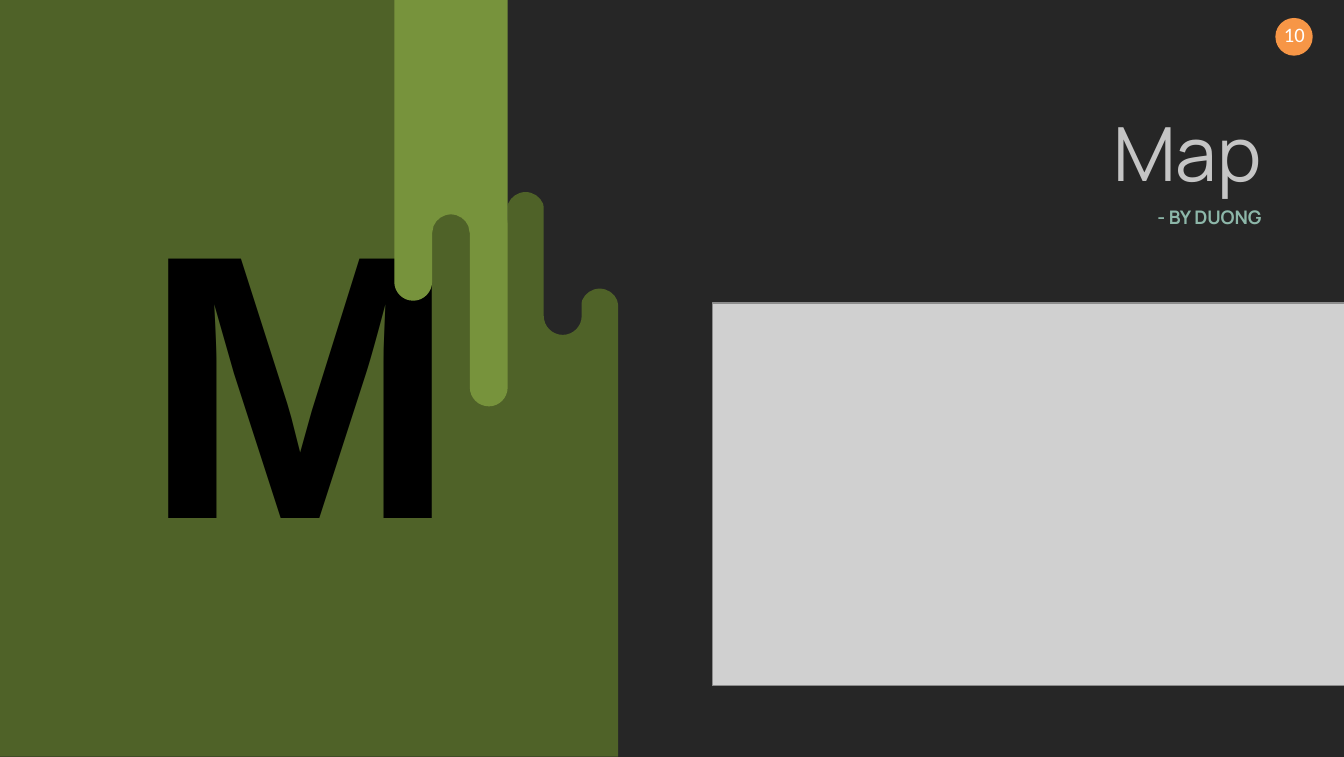
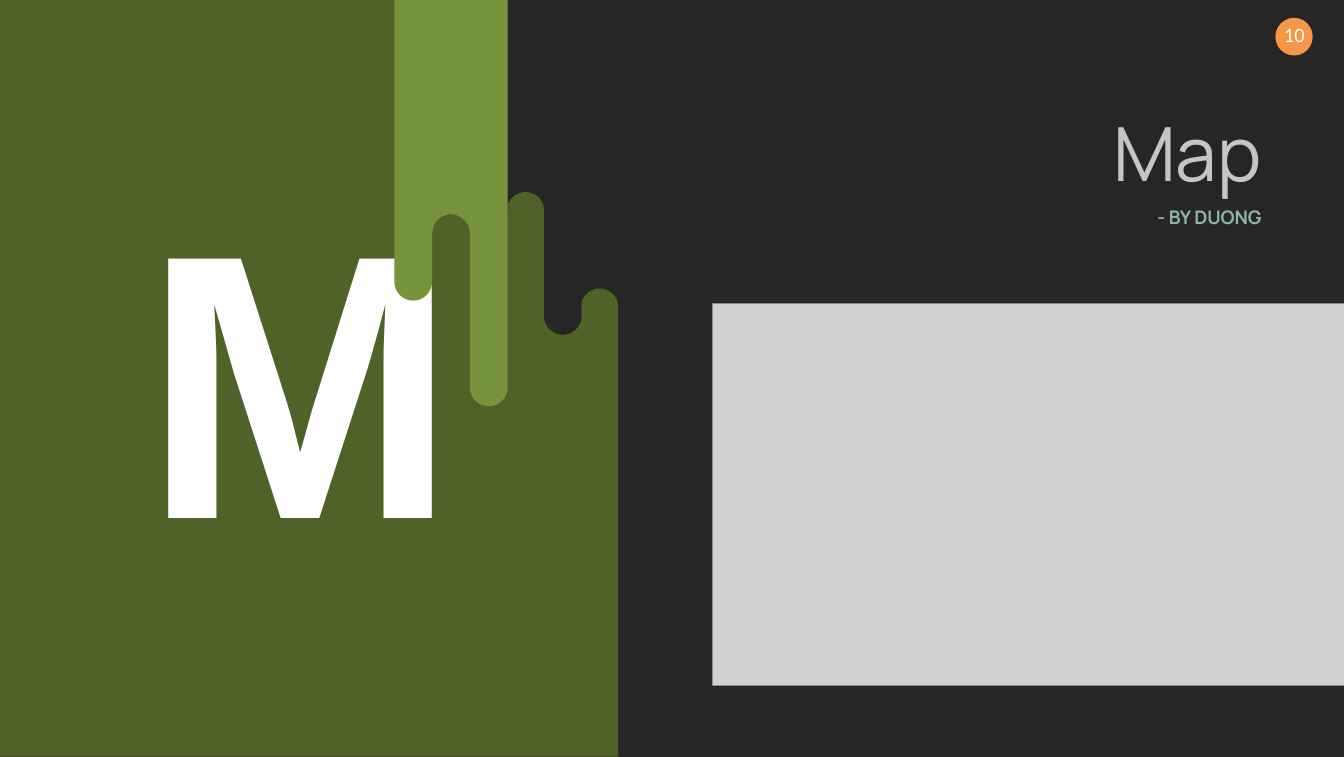
Before and after one commit to Dragneol/VisualizingRealDataPRJ311, a slide deck: slide 10 of Visualization.pptx. Drawn at 1344x757 pixels with LibreOffice and Linux fonts; fonts in the diff are those of the drawing; grey boxes stand for pictures. Boxes give left, top, right and bottom in pixels: in the first picture for what was removed or moved away, otherwise in the second. Text is boxed around its words. In the diff, an @@ line names an element or a change of style, - is before the commit and + after.

```diff
--- a/Visualization.pptx
+++ b/Visualization.pptx
@@ freeform shape at (0,0,618,757): outline redrawn @@
@@ text "M" at (143,219,457,518): text colour #000000 to #FFFFFF @@
```
Also in this commit, not shown: 10 other slides changed, 4 other files.
